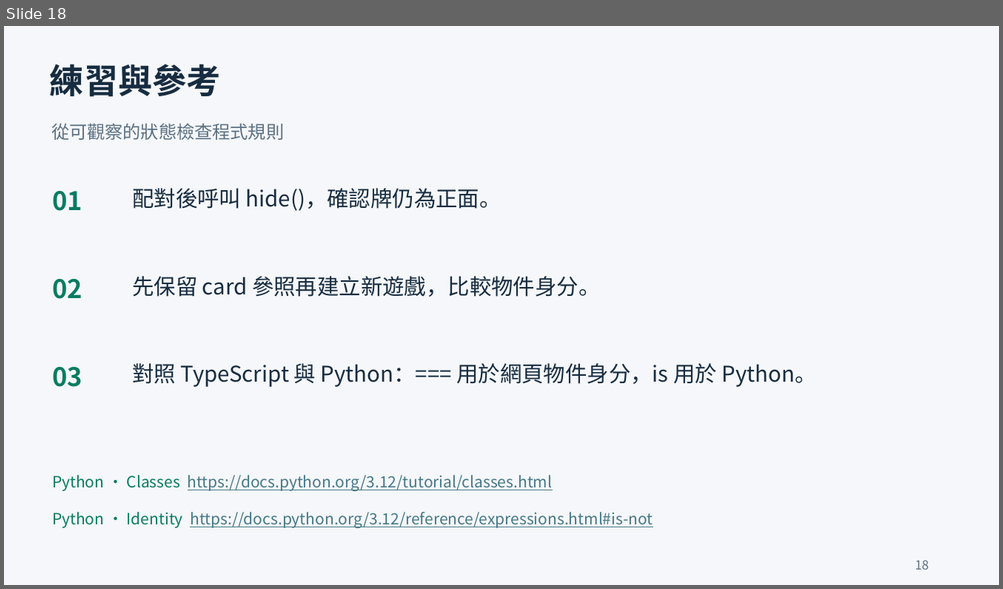
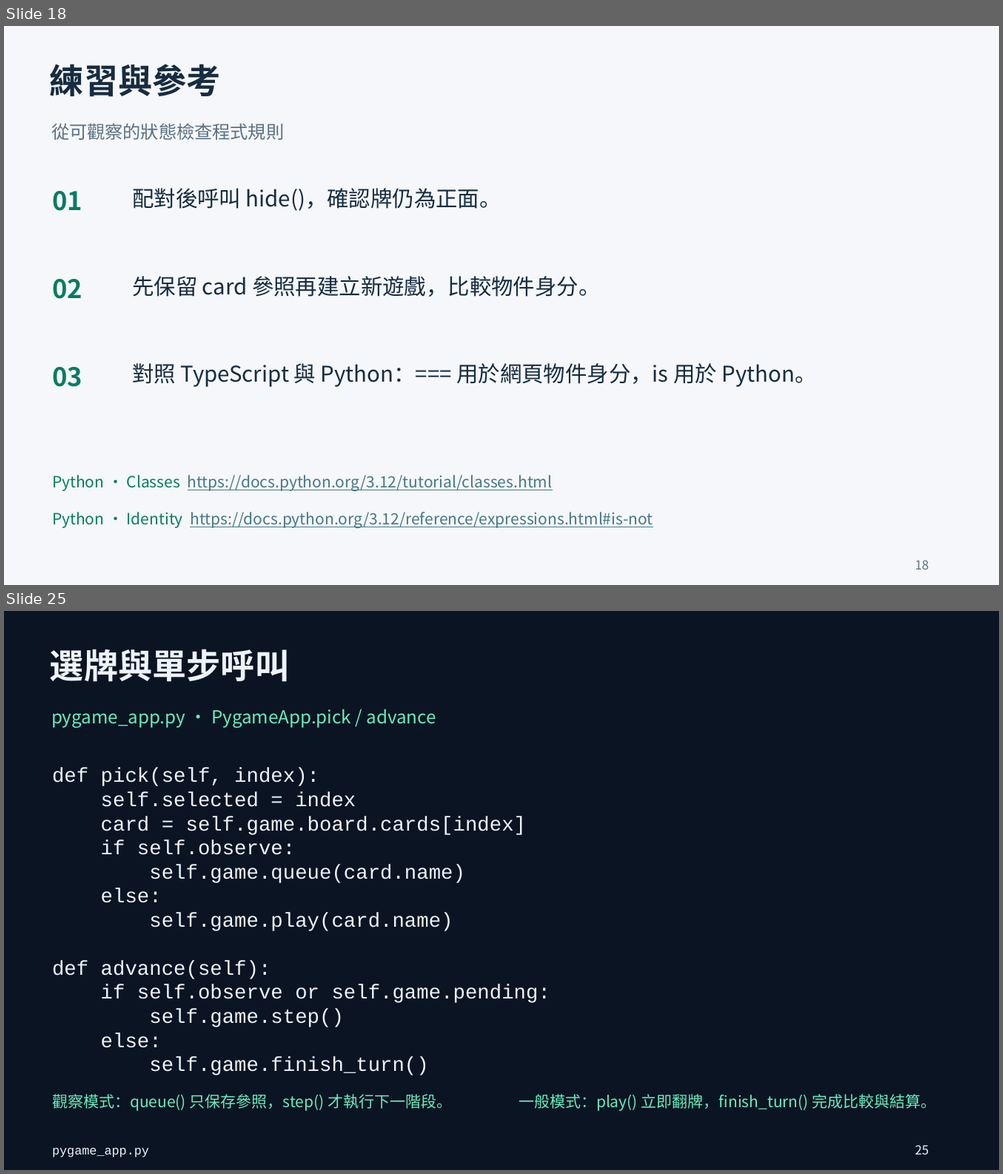
Before and after one commit to minhuangyuntech/oo2026, a slide deck: public/materials/memory-zh.pptx. Shown one above the other, each under a label of ours: slide 18 before the commit, slides 18 and 25 after it; the slides between them are not shown. The pictures are 1003x589 and 1003x1174 pixels, drawn with LibreOffice and Linux fonts; fonts in the diff are those of the drawing. Boxes give left, top, right and bottom in pixels: in the first picture for what was removed or moved away, otherwise in the second. Text is boxed around its words. In the diff, an @@ line names an element or a change of style, - is before the commit and + after.

Commit message:
Add downloadable Pygame card game and trilingual code lessons

```diff
--- a/public/materials/memory-zh.pptx
+++ b/public/materials/memory-zh.pptx
@@ slide 25 added at (4,611,999,1170), background #0B1422 @@
@@ text added at (50,649,289,682), 33 pt, text #EDF4FB, bold @@
+選牌與單步呼叫
@@ text added at (51,709,435,728), 17.2 pt, text #68EDBE @@
+pygame_app.py · PygameApp.pick / advance
@@ text added at (52,768,319,786), 19.5 pt, text #EDF4FB @@
+def pick(self, index):
@@ text added at (101,792,356,807), 19.5 pt, text #EDF4FB @@
+self.selected = index
@@ text added at (101,816,526,835), 19.5 pt, text #EDF4FB @@
+card = self.game.board.cards[index]
@@ text added at (101,840,295,855), 19.5 pt, text #EDF4FB @@
+if self.observe:
@@ text added at (149,864,465,883), 19.5 pt, text #EDF4FB @@
+self.game.queue(card.name)
@@ text added at (101,889,162,903), 19.5 pt, text #EDF4FB @@
+else:
@@ text added at (149,913,452,931), 19.5 pt, text #EDF4FB @@
+self.game.play(card.name)
@@ text added at (52,961,271,980), 19.5 pt, text #EDF4FB @@
+def advance(self):
@@ text added at (101,985,550,1003), 19.5 pt, text #EDF4FB @@
+if self.observe or self.game.pending:
@@ text added at (149,1009,344,1028), 19.5 pt, text #EDF4FB @@
+self.game.step()
@@ text added at (101,1033,162,1048), 19.5 pt, text #EDF4FB @@
+else:
@@ text added at (149,1057,428,1076), 19.5 pt, text #EDF4FB @@
+self.game.finish_turn()
@@ text added at (52,1094,452,1111), 15 pt, text #68EDBE @@
+觀察模式：queue() 只保存參照，step() 才執行下一階段。
@@ text added at (518,1094,936,1111), 15 pt, text #68EDBE @@
+一般模式：play() 立即翻牌，finish_turn() 完成比較與結算。
@@ text added at (52,1148,149,1158), 12 pt, text #EDF4FB @@
+pygame_app.py
@@ text added at (915,1145,929,1155), 12 pt, text #EDF4FB @@
+25
```
Also in this commit, not shown: 8 other slides added, 19 other files.
